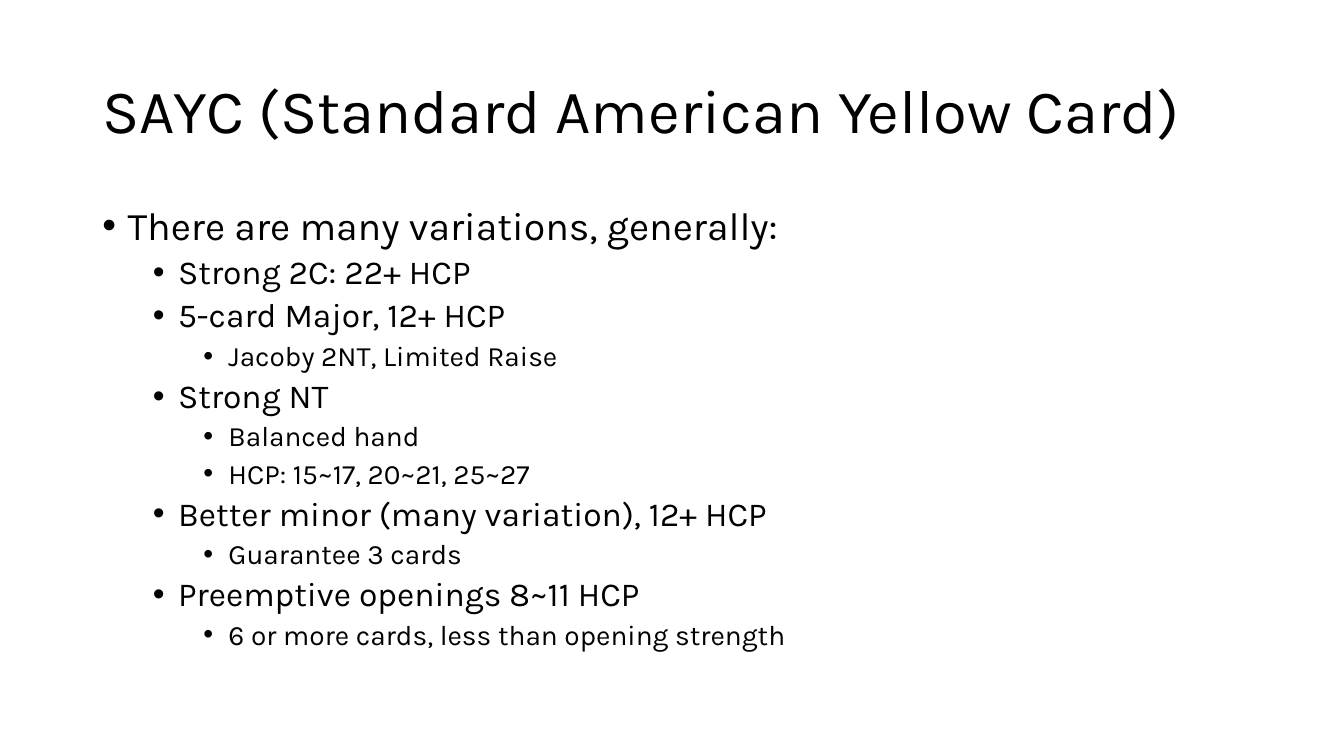
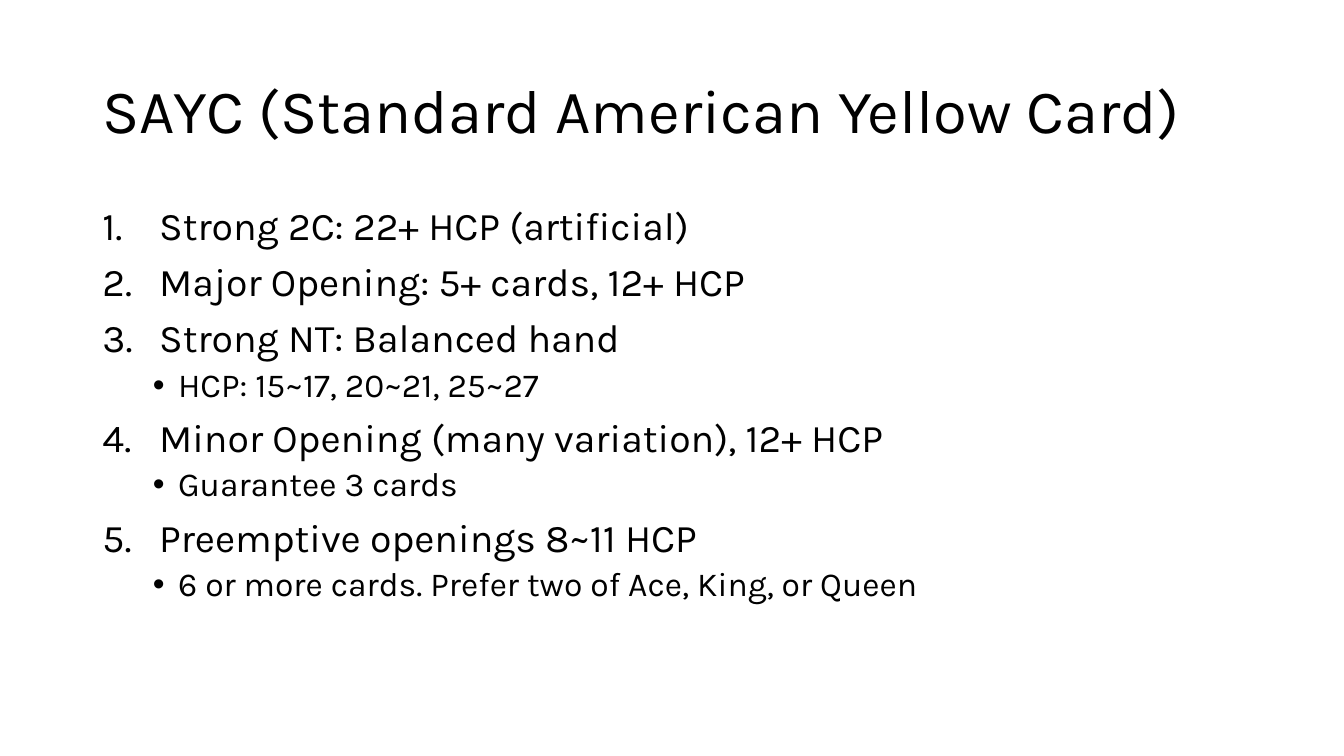
Before and after one commit to sywhub/bridge101, a slide deck: slide 17 of class.pptx (slide 18 before the commit). Drawn at 1344x756 pixels with LibreOffice and Linux fonts; fonts in the diff are those of the drawing; background and template pictures are left out. Boxes give left, top, right and bottom in pixels: in the first picture for what was removed or moved away, otherwise in the second. Text is boxed around its words. In the diff, an @@ line names an element or a change of style, - is before the commit and + after.

```diff
--- a/class.pptx
+++ b/class.pptx
@@ text at [159, 211, 745, 362]: text changed; size 24 to 28 pt @@
-• There are many variations, generally:
-  • Strong 2C: 22+ HCP
-  • 5-card Major, 12+ HCP
-    • Jacoby 2NT, Limited Raise
-  • Strong NT
-    • Balanced hand
+1. Strong 2C: 22+ HCP (artificial)
+2. Major Opening: 5+ cards, 12+ HCP
+3. Strong NT: Balanced hand
@@ text at [159, 375, 697, 562]: size 20 to 24 pt in "HCP: 15~17, 20~21, 25~27", "Guarantee 3 cards"; size 24 to 28 pt in "Preemptive openings 8~11 HCP"; list level 3 to 2 in "HCP: 15~17, 20~21, 25~27"; list level 3 to 2 in "Guarantee 3 cards"; bullet • to 1.; list level 2 to 1 in "Preemptive openings 8~11 HCP" @@
@@ text at [159, 423, 883, 462]: text changed; size 24 to 28 pt @@
-  • Better minor (many variation), 12+ HCP
+4. Minor Opening (many variation), 12+ HCP
@@ text at [178, 573, 917, 605]: text changed; size 20 to 24 pt @@
-    • 6 or more cards, less than opening strength
+  • 6 or more cards. Prefer two of Ace, King, or Queen
```
Also in this commit, not shown: 11 other slides changed, 3 slides added, 3 slides removed, 3 other files.
